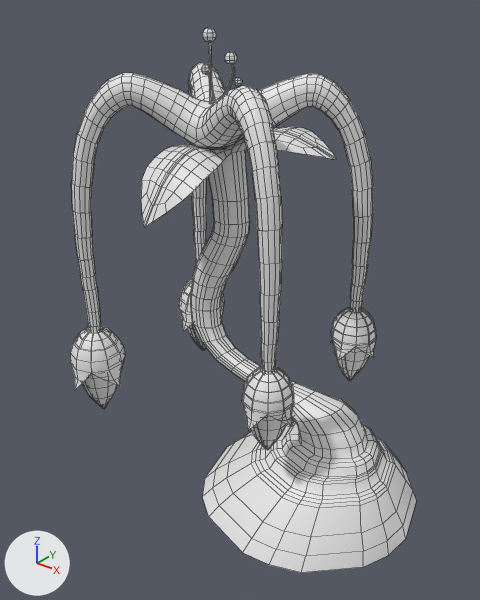
The FBX model Assets/Assets3D/Assets_3D/Azelio/MDL_Azelio_step03.fbx: old version first, new version second.
Both versions are drawn from a 50 mm camera at (0.236, -0.392, 0.404) aimed at (-0.067, -0.014, 0.17). Lighting does not change. The marker at lower left points along +X, +Y and +Z. The picture after the commit comes second. Mesh edges are drawn as thin lines.

The older version as bpy lines, for what is in view:
```python
me_sphere_010 = bpy.data.meshes.new('Sphere.010')
me_sphere_010.from_pydata(...)  # 3001 vertices, 2978 faces; spans x -0.213..0.091, y -0.097..0.099, z 0.0..0.372
me_sphere_010.materials.append(mat_m_azelio_set)  # its picture is missing
ob_mdl_azelio_step03 = bpy.data.objects.new('MDL_Azelio_step03', me_sphere_010)
ob_mdl_azelio_step03.location = (0.0, 0.0, 0.0)
```
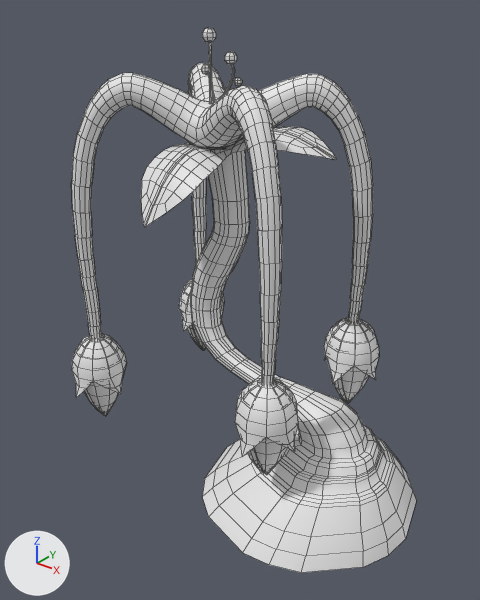
The newer file is also rescaled (x1.014), turned or shifted as a whole; pictures and numbers use the older file's frame.

What the commit changed:
me_sphere_010 is used by ob_mdl_azelio_step03; location (0.0, 0.0, 0.0).
me_sphere_010 had 3001 vertices, 2978 faces and spanned x -0.213..0.091, y -0.097..0.099, z 0.0..0.372.
me_sphere_010 now has 3001 vertices, 2978 faces and spans x -0.212..0.091, y -0.097..0.099, z 0.0..0.372.
me_sphere_010 part 1: the loose piece of 122 vertices spanning x -0.208..-0.165, y -0.091..-0.046, z 0.042..0.126 is mirrored in y about its middle, then moved by (0.001, 0.0, -0.008).
me_sphere_010 part 2: the loose piece of 122 vertices spanning x -0.021..0.015, y -0.079..-0.042, z 0.08..0.152 is scaled about its middle by (1.17, -1.17, 1.17), then moved by (-0.001, 0.0, -0.018).
me_sphere_010 part 3: the loose piece of 122 vertices spanning x -0.021..0.015, y 0.044..0.082, z 0.08..0.152 is scaled about its middle by (1.17, -1.17, 1.17), then moved by (-0.001, 0.0, -0.018).
me_sphere_010 part 4: the loose piece of 69 vertices spanning x -0.213..-0.16, y -0.097..-0.04, z 0.077..0.127 is mirrored in y about its middle, then moved by (0.001, 0.0, -0.008).
me_sphere_010 part 5: the loose piece of 69 vertices spanning x -0.025..0.018, y -0.084..-0.037, z 0.111..0.153 is scaled about its middle by (1.23, -1.23, 1.23), then moved by (-0.001, 0.0, -0.016).
me_sphere_010 part 6: the loose piece of 69 vertices spanning x -0.025..0.018, y 0.04..0.087, z 0.111..0.153 is scaled about its middle by (1.23, -1.23, 1.23), then moved by (-0.001, 0.0, -0.016).

Changed parts and their boxes (x1, y1, x2, y2) in the pictures (480 x 600 px; the box of a moved part takes in the faces that stretch with it):
'MDL_Azelio_step03', reshaped
    before: (70, 27, 416, 573)
    after: (71, 27, 416, 573)
part 1 of me_sphere_010, moved or reshaped
    before: (82, 373, 117, 409)
    after: (84, 381, 118, 416)
part 2 of me_sphere_010, moved or reshaped
    before: (244, 410, 286, 450)
    after: (248, 438, 287, 475)
part 3 of me_sphere_010, moved or reshaped
    before: (333, 342, 369, 381)
    after: (329, 366, 369, 403)
part 4 of me_sphere_010, moved or reshaped
    before: (70, 326, 125, 390)
    after: (72, 334, 127, 398)
part 5 of me_sphere_010, moved or reshaped
    before: (242, 366, 294, 430)
    after: (235, 378, 298, 457)
part 6 of me_sphere_010, moved or reshaped
    before: (331, 307, 376, 360)
    after: (324, 317, 379, 383)
